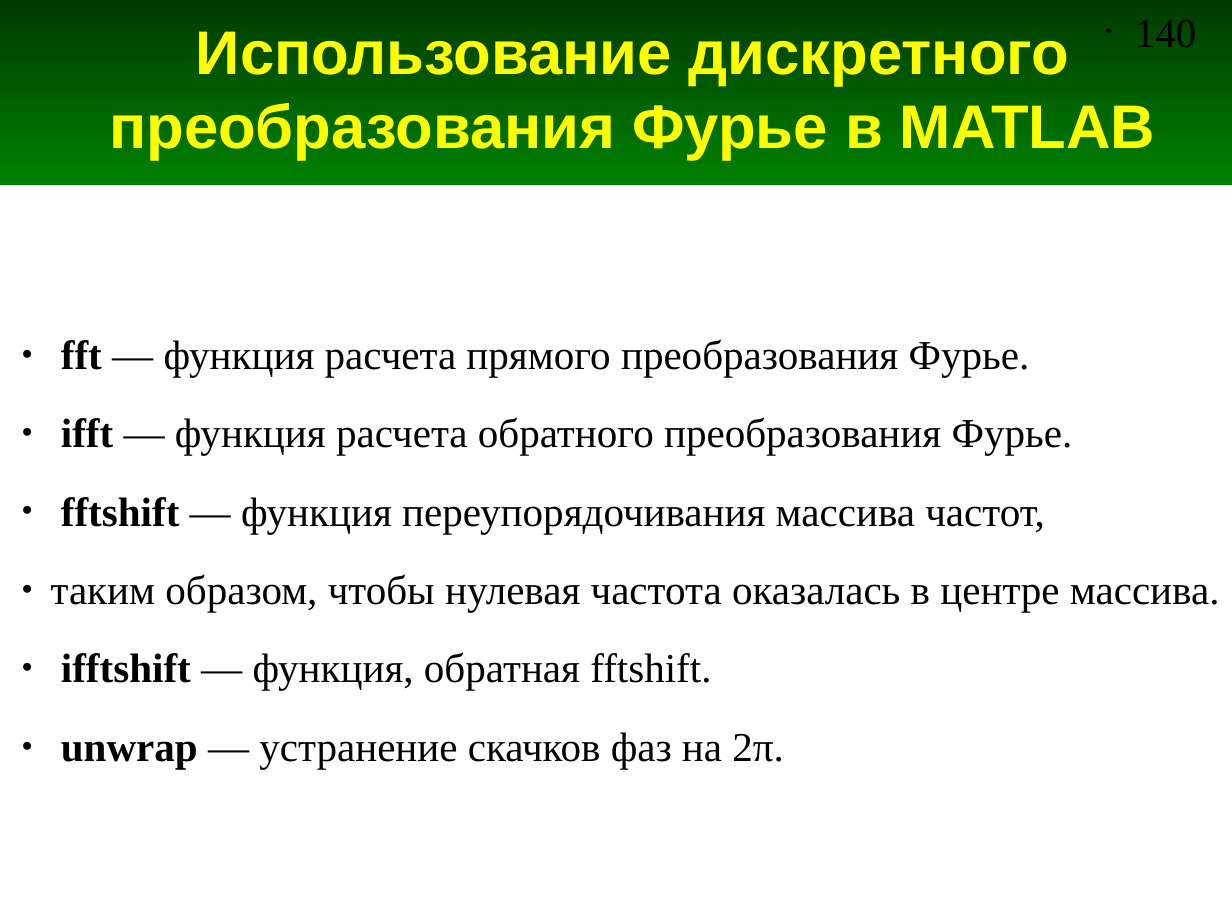
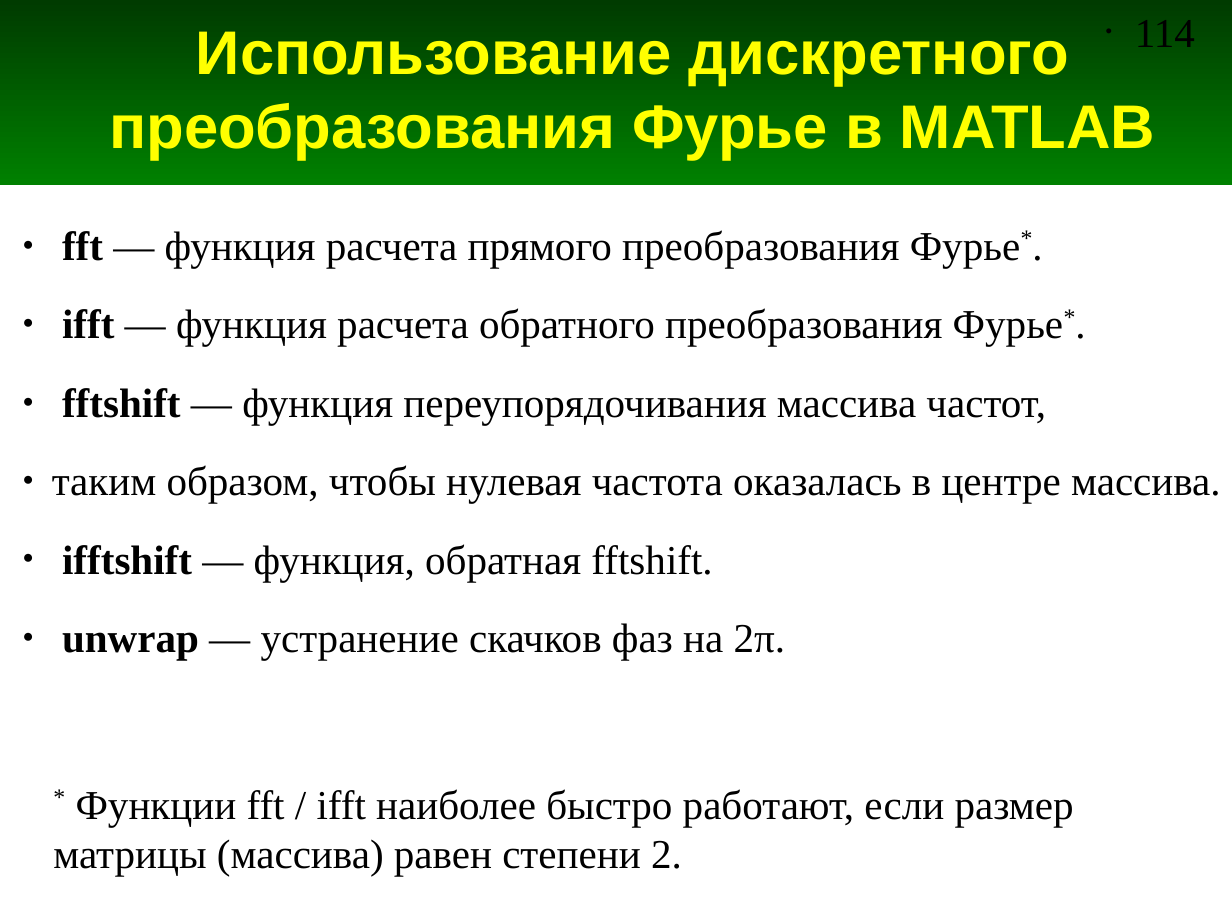
Before and after one commit to andris0147sv/modelling, a slide deck: slide 114 of presentations/2. FDTD.odp (slide 140 before the commit). Drawn at 1232x924 pixels with LibreOffice and Linux fonts; fonts in the diff are those of the drawing. Boxes give left, top, right and bottom in pixels: in the first picture for what was removed or moved away, otherwise in the second. Text is boxed around its words. In the diff, an @@ line names an element or a change of style, - is before the commit and + after.

```diff
--- a/presentations/2. FDTD.odp
+++ b/presentations/2. FDTD.odp
@@ page number at (1135, 20, 1195, 47): text changed @@
-• 140
+• 114
@@ text "fft — функция расчета прямого ...": place and size @@
-text "fft — функция расчета прямого ..." at (51, 339, 1220, 769)
+text "fft — функция расчета прямого ..." at (52, 230, 1221, 660)
@@ text at (62, 230, 1063, 346): text changed @@
-● fft — функция расчета прямого преобразования Фурье.
-● ifft — функция расчета обратного преобразования Фурье.
+● fft — функция расчета прямого преобразования Фурье*.
+● ifft — функция расчета обратного преобразования Фурье*.
@@ text added at (53, 789, 1074, 876), 24 pt, text #000000 @@
+* Функции fft / ifft наиболее быстро работают, если размер
+матрицы (массива) равен степени 2.
```
Also in this commit, not shown: 6 other slides changed, 2 slides added, 1 other file.
